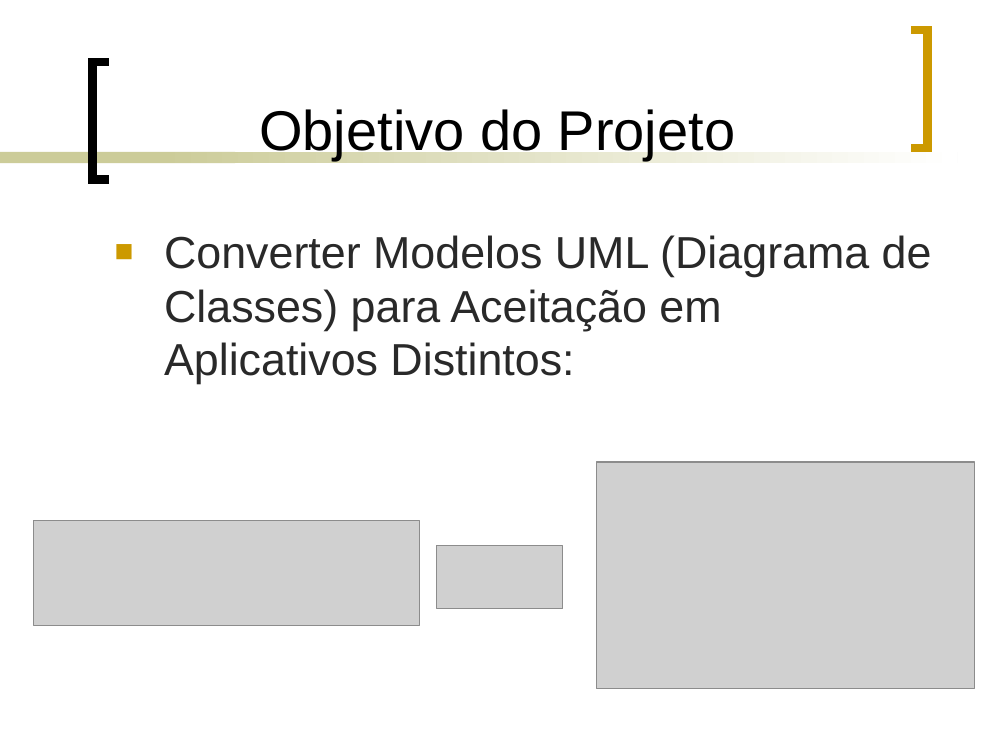
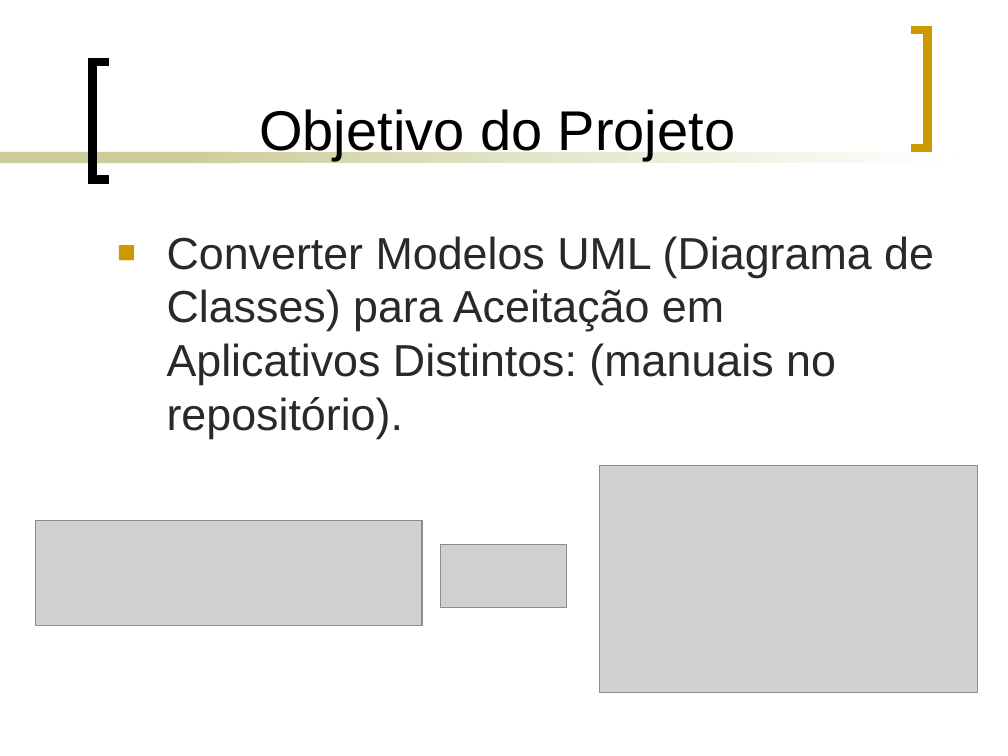
Before and after one commit to ms-uerj/conversoruml, a slide deck: slide 6 of apresentação/Equipe Parseros.ppt (slide 4 before the commit). Drawn at 1008x756 pixels with LibreOffice and Linux fonts; fonts in the diff are those of the drawing; grey boxes stand for pictures. Boxes give left, top, right and bottom in pixels: in the first picture for what was removed or moved away, otherwise in the second. Text is boxed around its words. In the diff, an @@ line names an element or a change of style, - is before the commit and + after.

Commit message:
Apresentação atualizada para o 2º seminário.

```diff
--- a/apresentação/Equipe Parseros.ppt
+++ b/apresentação/Equipe Parseros.ppt
@@ text at <box>167,236,934,439</box>: text changed @@
-■ Converter Modelos UML (Diagrama de Classes) para Aceitação em Aplicativos Distintos:
+■ Converter Modelos UML (Diagrama de Classes) para Aceitação em Aplicativos Distintos: (manuais no repositório).
@@ picture: place and size @@
-picture at <box>597,462,975,688</box>
+picture at <box>599,466,977,692</box>
@@ picture: place and size @@
-picture at <box>436,546,562,610</box>
+picture at <box>440,544,566,608</box>
```
Also in this commit, not shown: 5 other slides changed, 6 slides added, 3 slides removed.
